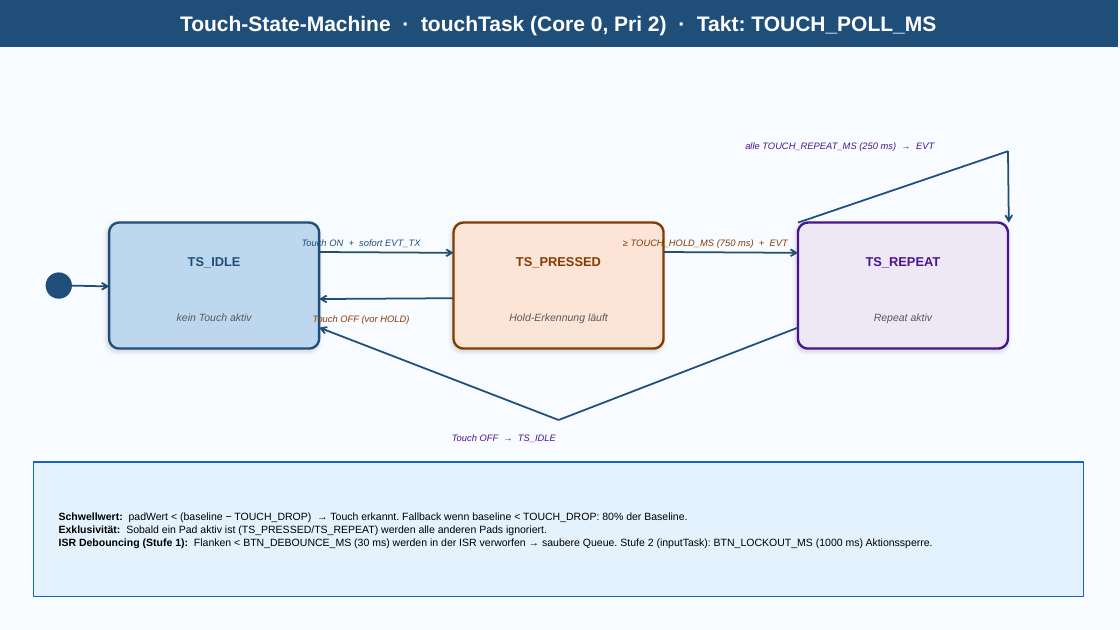
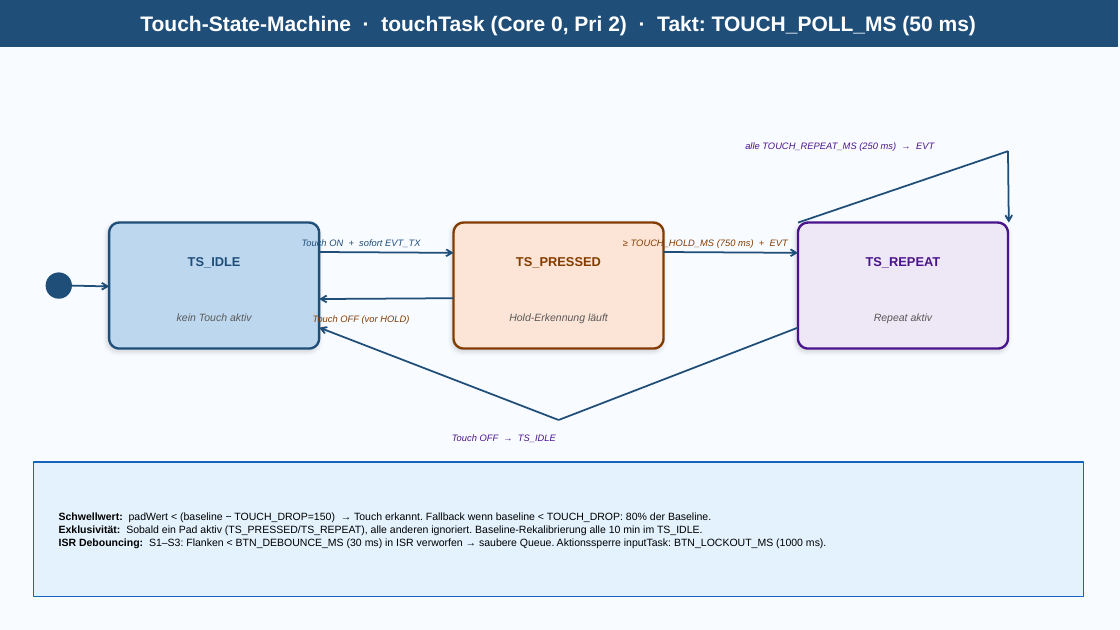
Before and after one commit to bernd2704-cpu/bTn_Wecker_Projekt, a slide deck: slide 3 of Dokumentation/Diagramme/bTn_Wecker_StateMachines.pptx. Drawn at 1120x630 pixels with LibreOffice and Linux fonts; fonts in the diff are those of the drawing. Boxes give left, top, right and bottom in pixels: in the first picture for what was removed or moved away, otherwise in the second. Text is boxed around its words. In the diff, an @@ line names an element or a change of style, - is before the commit and + after.

```diff
--- a/Dokumentation/Diagramme/bTn_Wecker_StateMachines.pptx
+++ b/Dokumentation/Diagramme/bTn_Wecker_StateMachines.pptx
@@ text at (140,15,976,36): text changed @@
-Touch-State-Machine · touchTask (Core 0, Pri 2) · Takt: TOUCH_POLL_MS
+Touch-State-Machine · touchTask (Core 0, Pri 2) · Takt: TOUCH_POLL_MS (50 ms)
@@ text at (59,512,826,548): text changed @@
-Schwellwert: padWert < (baseline − TOUCH_DROP) → Touch erkannt. Fallback wenn baseline < TOUCH_DROP: 80% der Baseline.
-Exklusivität: Sobald ein Pad aktiv ist (TS_PRESSED/TS_REPEAT) werden alle anderen Pads ignoriert.
-ISR Debouncing (Stufe 1): Flanken < BTN_DEBOUNCE_MS (30 ms) werden in der ISR verworfen → saubere Queue. Stufe 2 (inputTask): BTN_LOCKOUT_MS (1000 ms) Aktionssperre.
+Schwellwert: padWert < (baseline − TOUCH_DROP=150) → Touch erkannt. Fallback wenn baseline < TOUCH_DROP: 80% der Baseline.
+Exklusivität: Sobald ein Pad aktiv (TS_PRESSED/TS_REPEAT), alle anderen ignoriert. Baseline-Rekalibrierung alle 10 min im TS_IDLE.
+ISR Debouncing: S1–S3: Flanken < BTN_DEBOUNCE_MS (30 ms) in ISR verworfen → saubere Queue. Aktionssperre inputTask: BTN_LOCKOUT_MS (1000 ms).
```
Also in this commit, not shown: 3 other slides changed, 5 other files.
